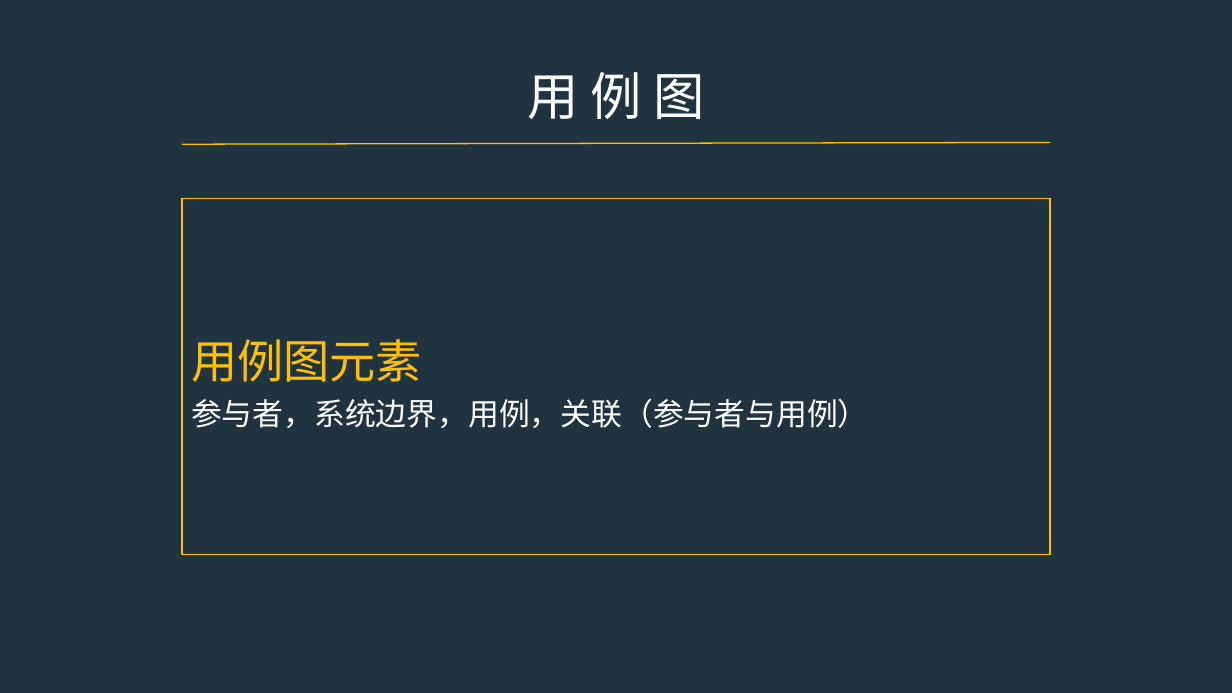
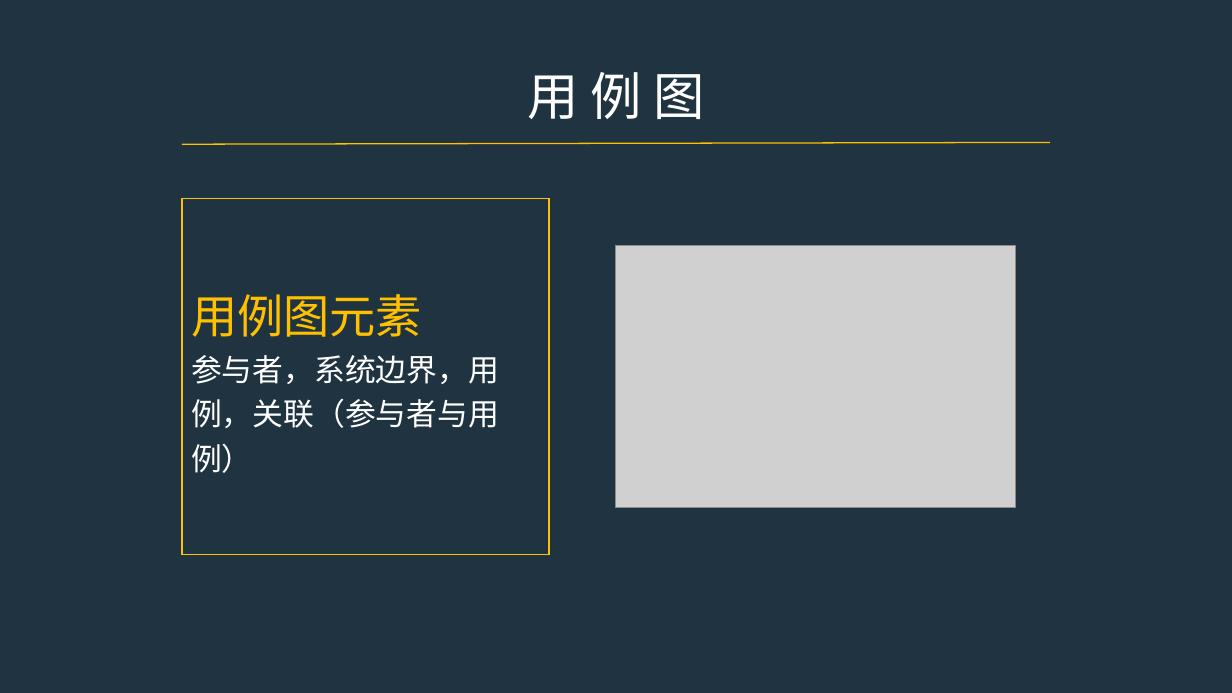
Before and after one commit to PRD2017-G07/G07-teamwork, a slide deck: slide 5 of 0PPT/UML图.pptx. Drawn at 1232x693 pixels with LibreOffice and Linux fonts; fonts in the diff are those of the drawing; grey boxes stand for pictures. Boxes give left, top, right and bottom in pixels: in the first picture for what was removed or moved away, otherwise in the second. Text is boxed around its words. In the diff, an @@ line names an element or a change of style, - is before the commit and + after.

```diff
--- a/0PPT/UML图.pptx
+++ b/0PPT/UML图.pptx
@@ rectangle "用例图元素": place and size @@
-rectangle "用例图元素" at (182, 199, 1051, 555)
+rectangle "用例图元素" at (182, 199, 549, 555)
@@ picture added at (616, 246, 1016, 507) @@
```
Also in this commit, not shown: 15 other slides changed, 3 slides added, 3 slides removed.
